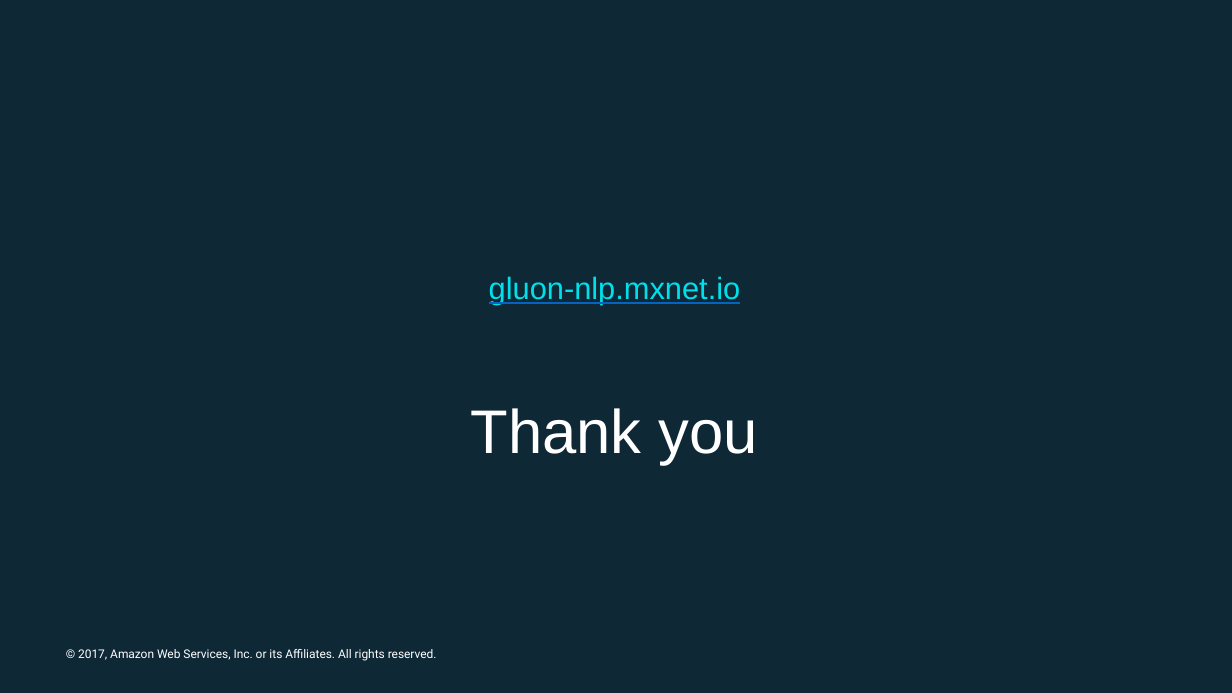
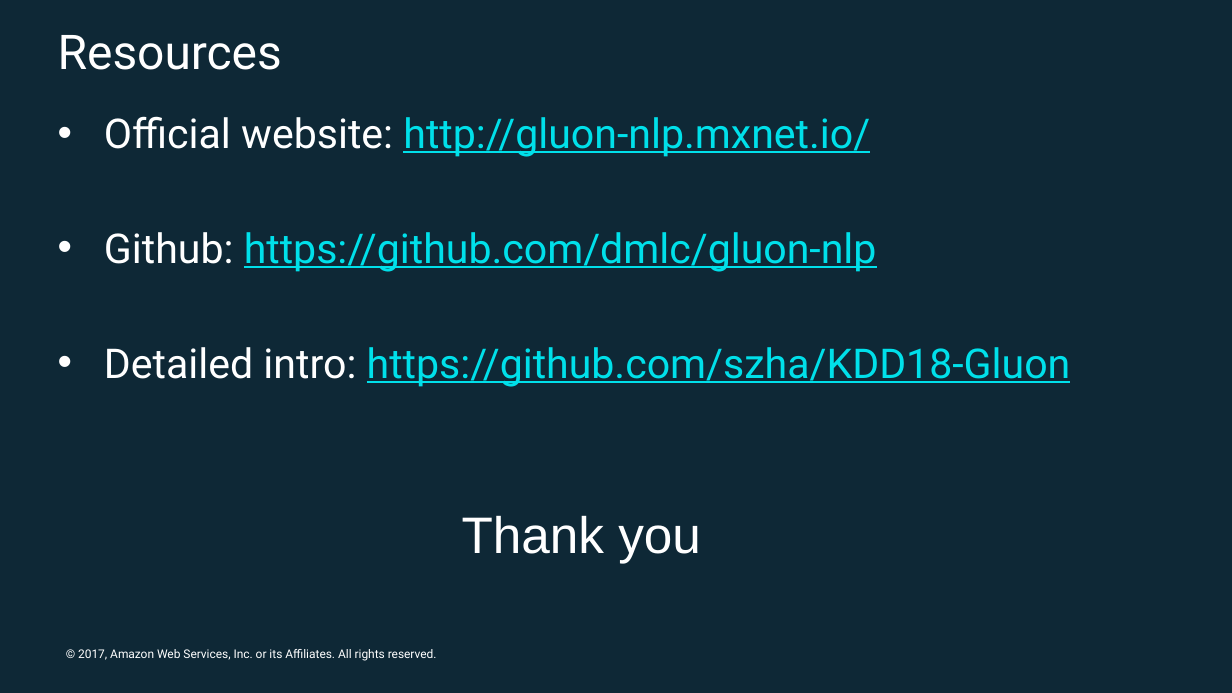
Before and after one commit to Ishitori/MXNetWorkshopHongKong, a slide deck: slide 25 of gluonnlp_intro/GluonNLP.pptx. Drawn at 1232x693 pixels with LibreOffice and Linux fonts; fonts in the diff are those of the drawing; background and template pictures are left out. Boxes give left, top, right and bottom in pixels: in the first picture for what was removed or moved away, otherwise in the second. Text is boxed around its words. In the diff, an @@ line names an element or a change of style, - is before the commit and + after.

Commit message:
Update gluonNLP slides

```diff
--- a/gluonnlp_intro/GluonNLP.pptx
+++ b/gluonnlp_intro/GluonNLP.pptx
@@ title added at (x1=58, y1=35, x2=282, y2=70), 28 pt, text #FFFFFF @@
+Resources
@@ text added at (x1=104, y1=116, x2=1071, y2=387), 24 pt, text #00E0EA, underline @@
+• Official website: http://gluon-nlp.mxnet.io/
+• Github: https://github.com/dmlc/gluon-nlp
+• Detailed intro: https://github.com/szha/KDD18-Gluon
@@ text removed at (x1=489, y1=276, x2=741, y2=305) @@
-gluon-nlp.mxnet.io
@@ text "Thank you" moved from (x1=470, y1=408, x2=758, y2=465) to (x1=462, y1=515, x2=701, y2=563) @@
@@ text "Thank you" at (x1=462, y1=515, x2=701, y2=563): size 36 to 30 pt @@
```
